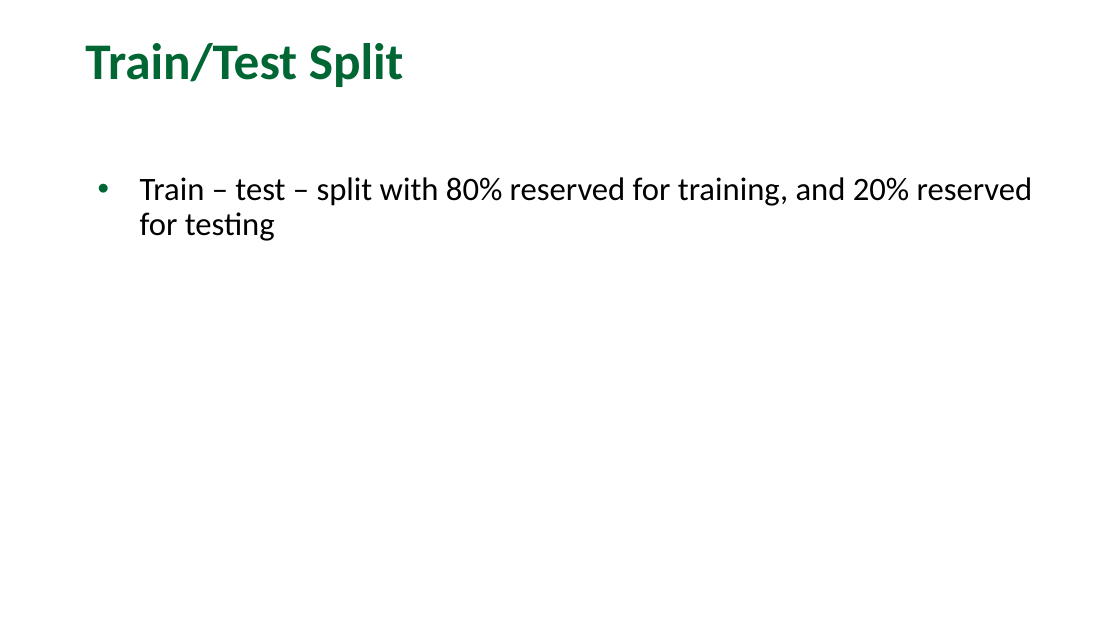
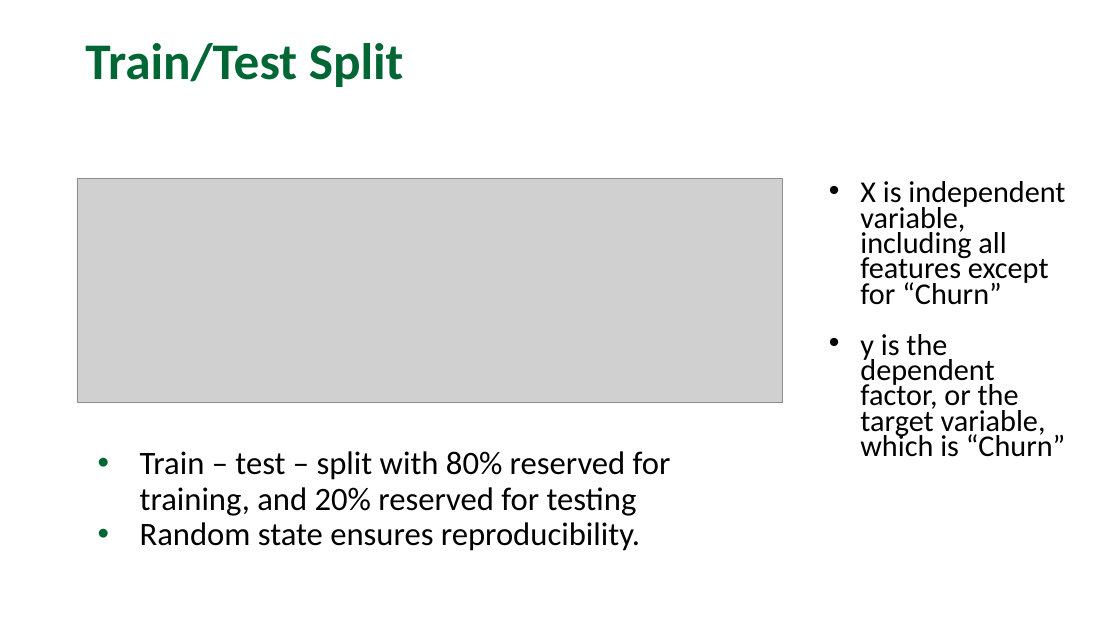
Before and after one commit to annguyenhuynh/AIT736-Team3, a slide deck: slide 9 of slides/AIT736_Final_Project_AnHuynh.pptx (slide 10 before the commit). Drawn at 1120x630 pixels with LibreOffice and Linux fonts; fonts in the diff are those of the drawing; grey boxes stand for pictures; background and template pictures are left out. Boxes give left, top, right and bottom in pixels: in the first picture for what was removed or moved away, otherwise in the second. Text is boxed around its words. In the diff, an @@ line names an element or a change of style, - is before the commit and + after.

```diff
--- a/slides/AIT736_Final_Project_AnHuynh.pptx
+++ b/slides/AIT736_Final_Project_AnHuynh.pptx
@@ picture added at (77,178,782,402) @@
@@ text added at (860,181,1066,457), 25.9 pt, text #000000 @@
+• X is independent variable, including all features except for “Churn”
+• y is the dependent factor, or the target variable, which is “Churn”
@@ text "Train – test – split ...": place and size @@
-text "Train – test – split ..." at (140,177,1033,241)
+text "Train – test – split ..." at (140,451,671,551)
@@ text at (140,522,640,551): paragraph added @@
+• Random state ensures reproducibility.
```
Also in this commit, not shown: 5 other slides changed, 11 slides added, 11 slides removed.
